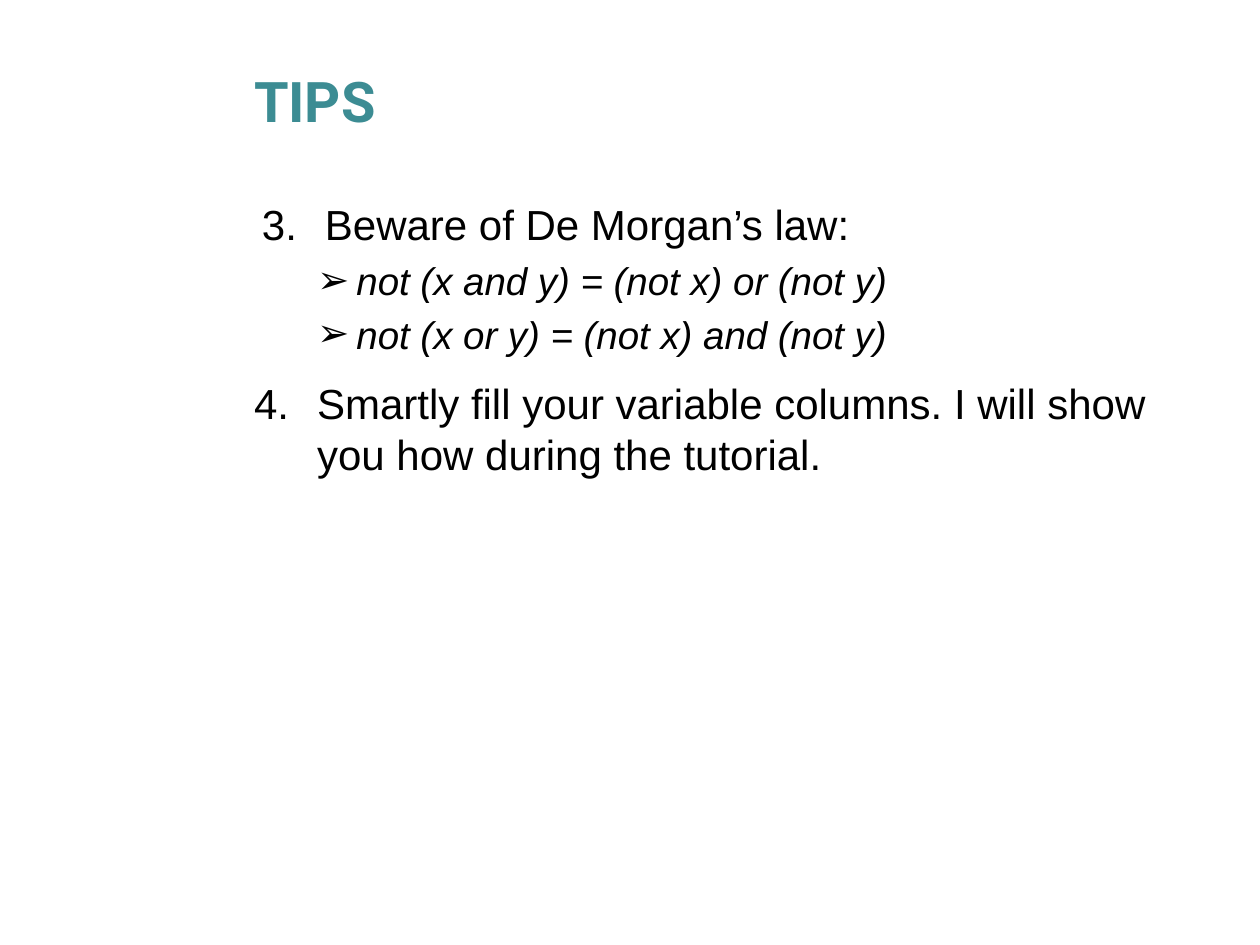
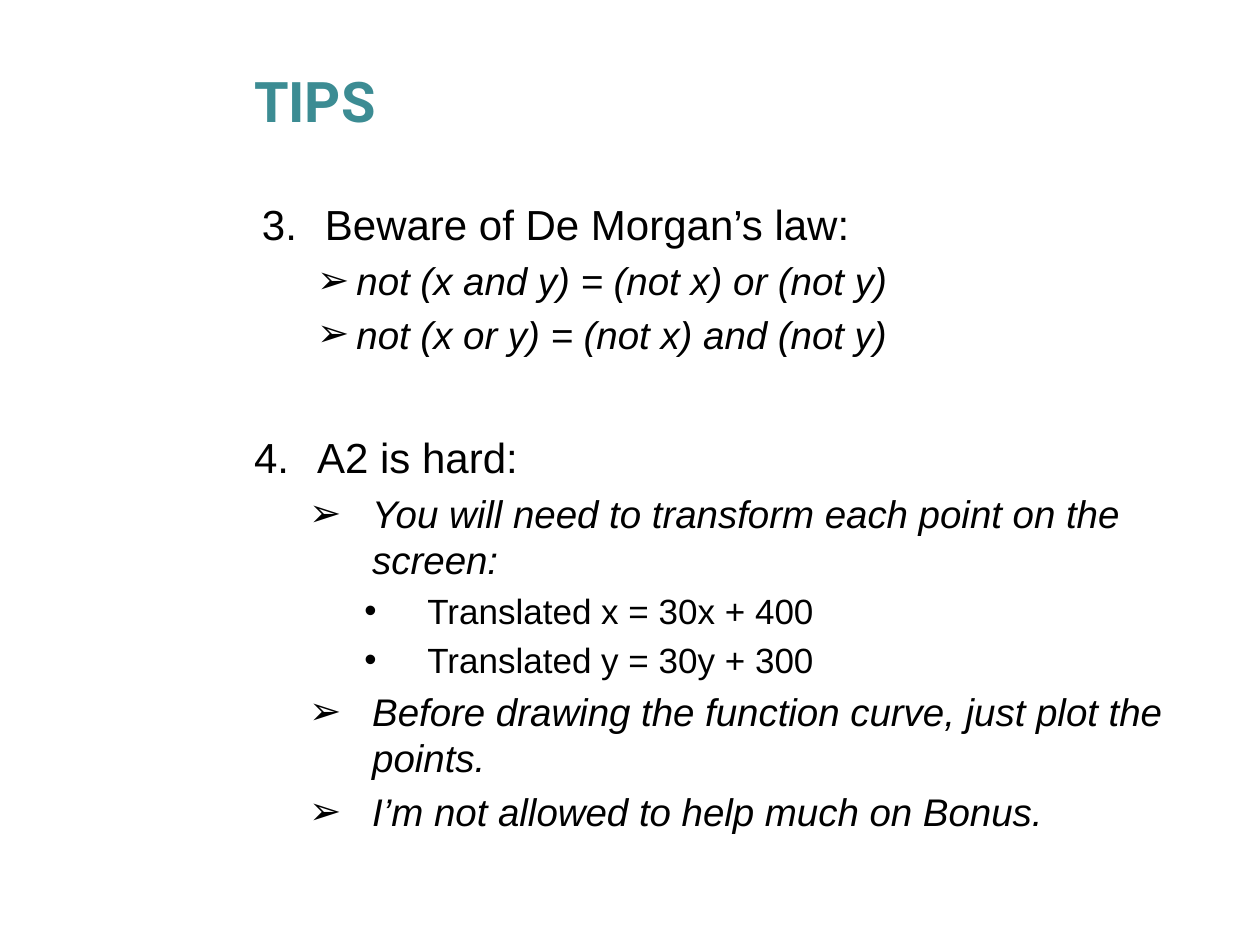
Before and after one commit to husathap/husathap.github.io, a slide deck: slide 7 of teaching/f15_cpsc217/Week_4_1.pptx (slide 6 before the commit). Drawn at 1260x945 pixels with LibreOffice and Linux fonts; fonts in the diff are those of the drawing; background and template pictures are left out. Boxes give left, top, right and bottom in pixels: in the first picture for what was removed or moved away, otherwise in the second. Text is boxed around its words. In the diff, an @@ line names an element or a change of style, - is before the commit and + after.

```diff
--- a/teaching/f15_cpsc217/Week_4_1.pptx
+++ b/teaching/f15_cpsc217/Week_4_1.pptx
@@ text at (317,442,1162,833): text changed; size 24 to 22 pt; italic on @@
-4. Smartly fill your variable columns. I will show you how during the tutorial.
+4. A2 is hard:
+  ➢ You will need to transform each point on the screen:
+    • Translated x = 30x + 400
+    • Translated y = 30y + 300
+  ➢ Before drawing the function curve, just plot the points.
+  ➢ I’m not allowed to help much on Bonus.
```
Also in this commit, not shown: 1 other slide changed, 1 slide added, 1 other file.
